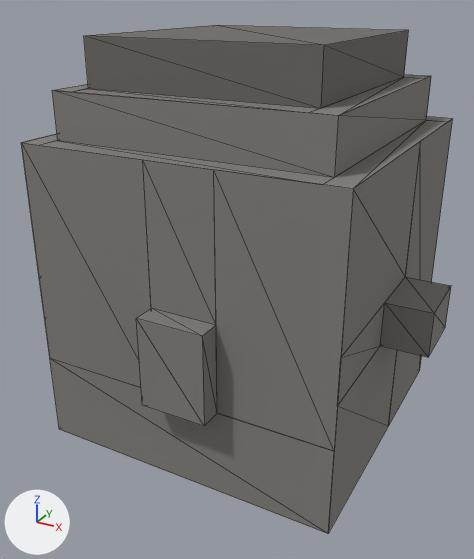
An edit to the glTF model assets/interiores/baul_tesoro_hierro_01.glb, drawn before and after from the same camera.
Both versions are drawn from a 50 mm camera at (0.955, -1.859, 1.399) aimed at (-0.004, -0.115, 0.528). Every picture has the same lights, and +X, +Y and +Z are marked at lower left. The picture after the commit comes second. Mesh edges are drawn as thin lines. Vertices at exactly the same position are counted once.

Objects in the first picture: 'baul_tesoro_hierro'.
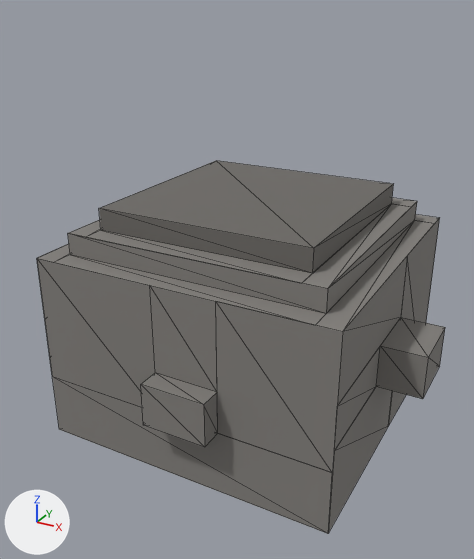
Boxes (x1, y1, x2, y2) around the edits, measured in the pictures (474 x 559 px; the box of a moved part takes in the faces that stretch with it):
'baul_tesoro_hierro', reshaped (26% shorter)
    before: (22, 25, 453, 534)
    after: (37, 160, 445, 534)
part 1 of me_baul_tesoro_hierro, moved or reshaped
    before: (84, 25, 409, 108)
    after: (99, 160, 393, 273)
part 2 of me_baul_tesoro_hierro, moved or reshaped
    before: (52, 75, 431, 177)
    after: (68, 198, 417, 314)
part 3 of me_baul_tesoro_hierro, moved or reshaped
    before: (22, 116, 453, 426)
    after: (38, 214, 440, 426)
part 4 of me_baul_tesoro_hierro, moved or reshaped
    before: (136, 160, 217, 426)
    after: (141, 286, 218, 447)
part 5 of me_baul_tesoro_hierro, moved or reshaped
    before: (328, 142, 451, 533)
    after: (328, 257, 445, 533)
part 6 of me_baul_tesoro_hierro, moved or reshaped
    before: (22, 143, 353, 534)
    after: (37, 258, 343, 534)

The edits, one by one:
me_baul_tesoro_hierro is used by ob_baul_tesoro_hierro; location (0.0, 0.0, 0.0).
me_baul_tesoro_hierro had 68 vertices, 92 faces and spanned x -0.571..0.643, y -0.571..0.5, z 0.0..1.286.
me_baul_tesoro_hierro now has 68 vertices, 92 faces and spans x -0.571..0.643, y -0.571..0.5, z 0.0..0.786.
me_baul_tesoro_hierro part 1: all 4 vertices in x -0.357..0.357, y -0.357..0.357, z 1.286 are moved by (0.0, 0.0, -0.5).
me_baul_tesoro_hierro part 2: all 12 vertices in x -0.429..0.429, y -0.429..0.429, z 1.143 are moved by (0.0, 0.0, -0.429).
me_baul_tesoro_hierro part 3: all 16 vertices in x -0.5..0.5, y -0.5..0.5, z 1.0 are moved by (0.0, 0.0, -0.357).
me_baul_tesoro_hierro part 4: all 4 vertices in x -0.071..0.143, y -0.571..-0.5, z 0.571 are moved by (0.0, 0.0, -0.214).
me_baul_tesoro_hierro part 5: all 10 vertices in x 0.5..0.643, y -0.5..0.071, z 0.429..0.571 are moved by (0.0, 0.0, -0.143).
me_baul_tesoro_hierro part 6: all 6 vertices in x -0.5..0.5, y -0.571..-0.5, z 0.286 are moved by (0.0, 0.0, -0.071).
Other edits to the shape of me_baul_tesoro_hierro do not show in these pictures.
